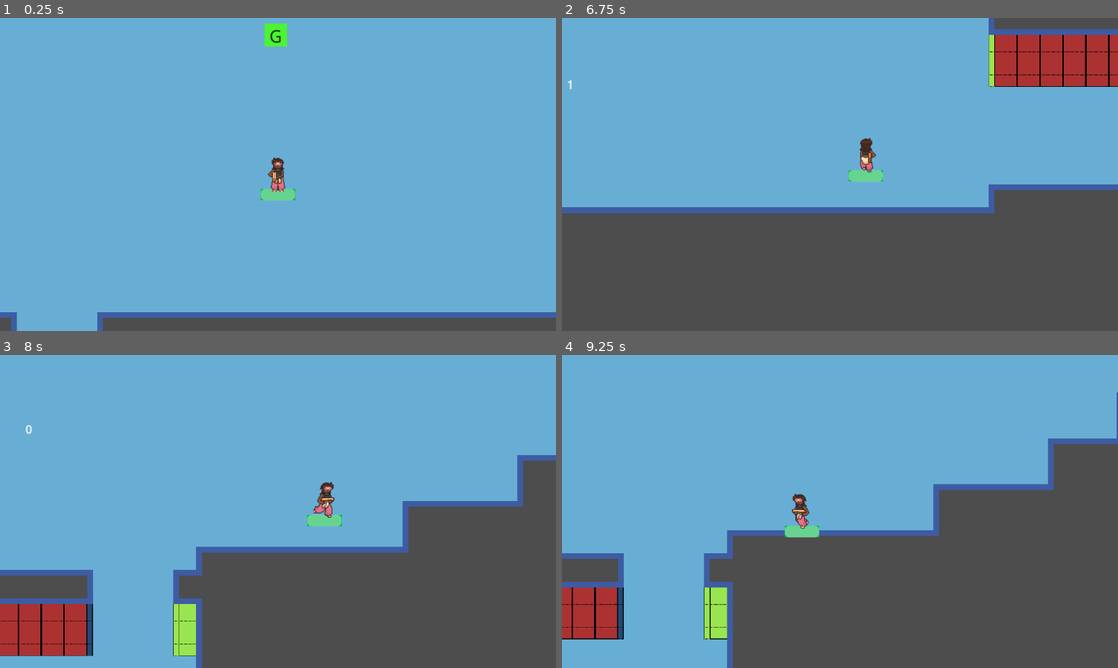
Above: before the commit, frames 1-4 (two rows, left to right).
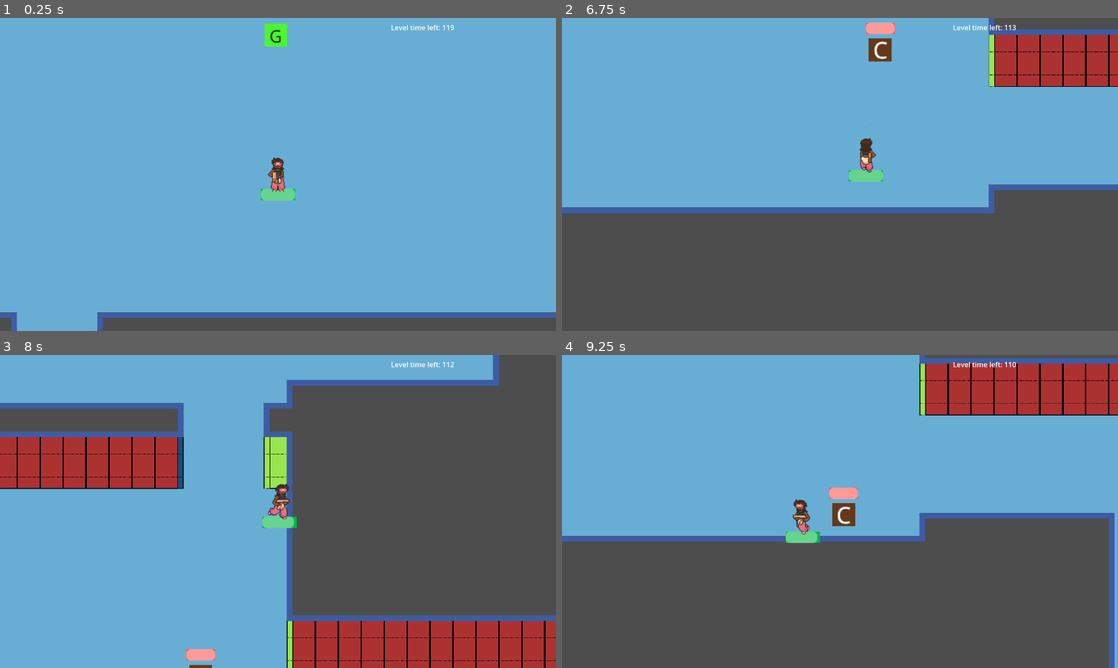
Above: after the commit, the same moments.

Repository: amenrio/techo-de-cristal
Game: Godot game, scene res://02_scenes/03_levels/level_alpha.tscn
Two runs of this game, one before a commit and one after it. Both use one fixed random seed, a clock stepped at 60 frames per second and the inputs below.
Inputs (mouse positions are in pixels of both pictures, inside the frame that each line leads up to):
- Up to frame 1 (0.25 s): no input
- Up to frame 2 (6.75 s): move the mouse to (962, 158) at 0.52 s; hold D (move_right) 0.53-1.28 s; tap C (complete_comanda) at 0.6, 3.6, 6.6 s; move the mouse to (728, 190) at 1.27 s; hold S (move_down) 1.28-2.03 s; tap Shift (dash) at 1.35, 4.35 s; move the mouse to (895, 105) at 2.02 s; hold D (move_right) 2.03-2.78 s; hold Space (fire) 2.03-2.78 s; move the mouse to (812, 237) at 2.77 s; hold W (move_up) 2.78-3.53 s; tap E (interact) at 2.85, 5.85 s; move the mouse to (1006, 221) at 3.52 s; hold A (move_left) 3.53-5.03 s; move the mouse to (673, 127) at 4.27 s; move the mouse to (867, 174) at 5.02 s; hold S (move_down) 5.03-5.78 s; hold Space (fire) 5.03-5.78 s; move the mouse to (756, 96) at 5.77 s; hold D (move_right) 5.78-6.53 s; move the mouse to (962, 158) at 6.52 s; hold W (move_up) from 6.53 s (still down)
- Up to frame 3 (8 s): move the mouse to (166, 527) at 7.27 s; release W (move_up) at 7.28 s; hold D (move_right) from 7.28 s (still down); tap Shift (dash) at 7.35 s
- Up to frame 4 (9.25 s): move the mouse to (895, 442) at 8.02 s; release D (move_right) at 8.03 s; hold S (move_down) 8.03-8.78 s; hold Space (fire) 8.03-8.78 s; move the mouse to (812, 574) at 8.77 s; hold A (move_left) from 8.78 s (still down); tap E (interact) at 8.85 s

The runs differ from the first frame. In frame 1, less than 0.1% of the frame differs, in the area x 70-82%, y 2-4%; in frame 2, 0.6%; in frame 3, 54%, in the area x 0-100%, y 0-100%; in frame 4, 27%.

Commit message:
Added Base HUD

Diff:
--- a/02_scenes/01_characters/player.gd
+++ b/02_scenes/01_characters/player.gd
@@ -13,7 +13,7 @@
 @onready var health_component = $HealthComponent
 @onready var weapon = $weapon
 
-@onready var hud_comanda = $hud_comandas
+@onready var hud_comanda = $HUD_canvas_layer/hud_comandas
 var direction:Vector2
 var comanda_instance = preload("res://02_scenes/02_objects/comanda.tscn")
 var completed_comandas: Array
--- a/02_scenes/01_characters/player.tscn
+++ b/02_scenes/01_characters/player.tscn
@@ -19,6 +19,93 @@
 [sub_resource type="CircleShape2D" id="CircleShape2D_xn3tx"]
 radius = 100.08
 
+[sub_resource type="Animation" id="Animation_seovc"]
+resource_name = "idle_front"
+length = 0.8
+loop_mode = 1
+tracks/0/type = "value"
+tracks/0/imported = false
+tracks/0/enabled = true
+tracks/0/path = NodePath("sprite:frame")
+tracks/0/interp = 1
+tracks/0/loop_wrap = true
+tracks/0/keys = {
+"times": PackedFloat32Array(0, 0.1, 0.2, 0.3, 0.4, 0.5, 0.6, 0.7),
+"transitions": PackedFloat32Array(1, 1, 1, 1, 1, 1, 1, 1),
+"update": 1,
+"values": [24, 25, 26, 27, 28, 29, 30, 31]
+}
+tracks/1/type = "value"
+tracks/1/imported = false
+tracks/1/enabled = true
+tracks/1/path = NodePath("sprite:flip_h")
+tracks/1/interp = 1
+tracks/1/loop_wrap = true
+tracks/1/keys = {
+"times": PackedFloat32Array(0),
+"transitions": PackedFloat32Array(1),
+"update": 1,
+"values": [false]
+}
+
+[sub_resource type="Animation" id="Animation_1gor5"]
+resource_name = "idle_left"
+length = 0.8
+loop_mode = 1
+tracks/0/type = "value"
+tracks/0/imported = false
+tracks/0/enabled = true
+tracks/0/path = NodePath("sprite:frame")
+tracks/0/interp = 1
+tracks/0/loop_wrap = true
+tracks/0/keys = {
+"times": PackedFloat32Array(0, 0.1, 0.2, 0.3, 0.4, 0.5, 0.6, 0.7),
+"transitions": PackedFloat32Array(1, 1, 1, 1, 1, 1, 1, 1),
+"update": 1,
+"values": [40, 41, 42, 43, 44, 45, 46, 47]
+}
+tracks/1/type = "value"
+tracks/1/imported = false
+tracks/1/enabled = true
+tracks/1/path = NodePath("sprite:flip_h")
+tracks/1/interp = 1
+tracks/1/loop_wrap = true
+tracks/1/keys = {
+"times": PackedFloat32Array(0),
+"transitions": PackedFloat32Array(1),
+"update": 1,
+"values": [true]
+}
+
+[sub_resource type="Animation" id="Animation_ju4rk"]
+resource_name = "idle_right"
+length = 0.8
+loop_mode = 1
+tracks/0/type = "value"
+tracks/0/imported = false
+tracks/0/enabled = true
+tracks/0/path = NodePath("sprite:frame")
+tracks/0/interp = 1
+tracks/0/loop_wrap = true
+tracks/0/keys = {
+"times": PackedFloat32Array(0, 0.1, 0.2, 0.3, 0.4, 0.5, 0.6, 0.7),
+"transitions": PackedFloat32Array(1, 1, 1, 1, 1, 1, 1, 1),
+"update": 1,
+"values": [40, 41, 42, 43, 44, 45, 46, 47]
+}
+tracks/1/type = "value"
+tracks/1/imported = false
+tracks/1/enabled = true
+tracks/1/path = NodePath("sprite:flip_h")
+tracks/1/interp = 1
+tracks/1/loop_wrap = true
+tracks/1/keys = {
+"times": PackedFloat32Array(0),
+"transitions": PackedFloat32Array(1),
+"update": 1,
+"values": [false]
+}
+
 [sub_resource type="Animation" id="Animation_vqh07"]
 resource_name = "idle_up"
 length = 0.8
@@ -48,6 +135,151 @@
 "values": [false]
 }
 
+[sub_resource type="Animation" id="Animation_jme2v"]
+resource_name = "run_bk_aim_l"
+length = 0.6
+loop_mode = 1
+tracks/0/type = "value"
+tracks/0/imported = false
+tracks/0/enabled = true
+tracks/0/path = NodePath("sprite:frame")
+tracks/0/interp = 1
+tracks/0/loop_wrap = true
+tracks/0/keys = {
+"times": PackedFloat32Array(0, 0.1, 0.2, 0.3, 0.4, 0.5),
+"transitions": PackedFloat32Array(1, 1, 1, 1, 1, 1),
+"update": 1,
+"values": [15, 14, 13, 11, 10, 9]
+}
+tracks/1/type = "value"
+tracks/1/imported = false
+tracks/1/enabled = true
+tracks/1/path = NodePath("sprite:flip_h")
+tracks/1/interp = 1
+tracks/1/loop_wrap = true
+tracks/1/keys = {
+"times": PackedFloat32Array(0),
+"transitions": PackedFloat32Array(1),
+"update": 1,
+"values": [true]
+}
+
+[sub_resource type="Animation" id="Animation_p6806"]
+resource_name = "run_bk_aim_r"
+length = 0.6
+loop_mode = 1
+tracks/0/type = "value"
+tracks/0/imported = false
+tracks/0/enabled = true
+tracks/0/path = NodePath("sprite:frame")
+tracks/0/interp = 1
+tracks/0/loop_wrap = true
+tracks/0/keys = {
+"times": PackedFloat32Array(0, 0.1, 0.2, 0.3, 0.4, 0.5),
+"transitions": PackedFloat32Array(1, 1, 1, 1, 1, 1),
+"update": 1,
+"values": [15, 14, 13, 11, 10, 9]
+}
+tracks/1/type = "value"
+tracks/1/imported = false
+tracks/1/enabled = true
+tracks/1/path = NodePath("sprite:flip_h")
+tracks/1/interp = 1
+tracks/1/loop_wrap = true
+tracks/1/keys = {
+"times": PackedFloat32Array(0),
+"transitions": PackedFloat32Array(1),
+"update": 1,
+"values": [false]
+}
+
+[sub_resource type="Animation" id="Animation_k42bn"]
+resource_name = "run_dw_aim_dw"
+length = 0.6
+loop_mode = 1
+tracks/0/type = "value"
+tracks/0/imported = false
+tracks/0/enabled = true
+tracks/0/path = NodePath("sprite:frame")
+tracks/0/interp = 1
+tracks/0/loop_wrap = true
+tracks/0/keys = {
+"times": PackedFloat32Array(0, 0.1, 0.2, 0.3, 0.4, 0.5),
+"transitions": PackedFloat32Array(1, 1, 1, 1, 1, 1),
+"update": 1,
+"values": [0, 2, 3, 4, 6, 7]
+}
+tracks/1/type = "value"
+tracks/1/imported = false
+tracks/1/enabled = true
+tracks/1/path = NodePath("sprite:flip_h")
+tracks/1/interp = 1
+tracks/1/loop_wrap = true
+tracks/1/keys = {
+"times": PackedFloat32Array(0),
+"transitions": PackedFloat32Array(1),
+"update": 1,
+"values": [false]
+}
+
+[sub_resource type="Animation" id="Animation_e538d"]
+resource_name = "run_dw_aim_up"
+length = 0.6
+loop_mode = 1
+tracks/0/type = "value"
+tracks/0/imported = false
+tracks/0/enabled = true
+tracks/0/path = NodePath("sprite:frame")
+tracks/0/interp = 1
+tracks/0/loop_wrap = true
+tracks/0/keys = {
+"times": PackedFloat32Array(0, 0.1, 0.2, 0.3, 0.4, 0.5),
+"transitions": PackedFloat32Array(1, 1, 1, 1, 1, 1),
+"update": 1,
+"values": [17, 18, 19, 20, 22, 23]
+}
+tracks/1/type = "value"
+tracks/1/imported = false
+tracks/1/enabled = true
+tracks/1/path = NodePath("sprite:flip_h")
+tracks/1/interp = 1
+tracks/1/loop_wrap = true
+tracks/1/keys = {
+"times": PackedFloat32Array(0),
+"transitions": PackedFloat32Array(1),
+"update": 1,
+"values": [false]
+}
+
+[sub_resource type="Animation" id="Animation_qij64"]
+resource_name = "run_fw_aim_l"
+length = 0.6
+loop_mode = 1
+tracks/0/type = "value"
+tracks/0/imported = false
+tracks/0/enabled = true
+tracks/0/path = NodePath("sprite:frame")
+tracks/0/interp = 1
+tracks/0/loop_wrap = true
+tracks/0/keys = {
+"times": PackedFloat32Array(0, 0.1, 0.2, 0.3, 0.4, 0.5),
+"transitions": PackedFloat32Array(1, 1, 1, 1, 1, 1),
+"update": 1,
+"values": [8, 10, 11, 12, 14, 15]
+}
+tracks/1/type = "value"
+tracks/1/imported = false
+tracks/1/enabled = true
+tracks/1/path = NodePath("sprite:flip_h")
+tracks/1/interp = 1
+tracks/1/loop_wrap = true
+tracks/1/keys = {
+"times": PackedFloat32Array(0),
+"transitions": PackedFloat32Array(1),
+"update": 1,
+"values": [true]
+}
+
 [sub_resource type="Animation" id="Animation_gmgsq"]
 resource_name = "run_fw_aim_r"
 length = 0.6
@@ -77,50 +309,21 @@
 "values": [false]
 }
 
-[sub_resource type="Animation" id="Animation_p6806"]
-resource_name = "run_bk_aim_r"
-length = 0.6
-loop_mode = 1
-tracks/0/type = "value"
-tracks/0/imported = false
-tracks/0/enabled = true
-tracks/0/path = NodePath("sprite:frame")
-tracks/0/interp = 1
-tracks/0/loop_wrap = true
-tracks/0/keys = {
-"times": PackedFloat32Array(0, 0.1, 0.2, 0.3, 0.4, 0.5),
-"transitions": PackedFloat32Array(1, 1, 1, 1, 1, 1),
-"update": 1,
-"values": [15, 14, 13, 11, 10, 9]
-}
-tracks/1/type = "value"
-tracks/1/imported = false
-tracks/1/enabled = true
-tracks/1/path = NodePath("sprite:flip_h")
-tracks/1/interp = 1
-tracks/1/loop_wrap = true
-tracks/1/keys = {
-"times": PackedFloat32Array(0),
-"transitions": PackedFloat32Array(1),
-"update": 1,
-"values": [false]
-}
-
-[sub_resource type="Animation" id="Animation_e538d"]
-resource_name = "run_dw_aim_up"
-length = 0.6
-loop_mode = 1
-tracks/0/type = "value"
-tracks/0/imported = false
-tracks/0/enabled = true
-tracks/0/path = NodePath("sprite:frame")
-tracks/0/interp = 1
-tracks/0/loop_wrap = true
-tracks/0/keys = {
-"times": PackedFloat32Array(0, 0.1, 0.2, 0.3, 0.4, 0.5),
-"transitions": PackedFloat32Array(1, 1, 1, 1, 1, 1),
-"update": 1,
-"values": [17, 18, 19, 20, 22, 23]
+[sub_resource type="Animation" id="Animation_g07l2"]
+resource_name = "run_up_aim_dw"
+length = 0.6
+loop_mode = 1
+tracks/0/type = "value"
+tracks/0/imported = false
+tracks/0/enabled = true
+tracks/0/path = NodePath("sprite:frame")
+tracks/0/interp = 1
+tracks/0/loop_wrap = true
+tracks/0/keys = {
+"times": PackedFloat32Array(0, 0.1, 0.2, 0.3, 0.4, 0.5),
+"transitions": PackedFloat32Array(1, 1, 1, 1, 1, 1),
+"update": 1,
+"values": [7, 6, 4, 3, 2, 0]
 }
 tracks/1/type = "value"
 tracks/1/imported = false
@@ -162,209 +365,6 @@
 "transitions": PackedFloat32Array(1),
 "update": 1,
 "values": [false]
-}
-
-[sub_resource type="Animation" id="Animation_k42bn"]
-resource_name = "run_dw_aim_dw"
-length = 0.6
-loop_mode = 1
-tracks/0/type = "value"
-tracks/0/imported = false
-tracks/0/enabled = true
-tracks/0/path = NodePath("sprite:frame")
-tracks/0/interp = 1
-tracks/0/loop_wrap = true
-tracks/0/keys = {
-"times": PackedFloat32Array(0, 0.1, 0.2, 0.3, 0.4, 0.5),
-"transitions": PackedFloat32Array(1, 1, 1, 1, 1, 1),
-"update": 1,
-"values": [0, 2, 3, 4, 6, 7]
-}
-tracks/1/type = "value"
-tracks/1/imported = false
-tracks/1/enabled = true
-tracks/1/path = NodePath("sprite:flip_h")
-tracks/1/interp = 1
-tracks/1/loop_wrap = true
-tracks/1/keys = {
-"times": PackedFloat32Array(0),
-"transitions": PackedFloat32Array(1),
-"update": 1,
-"values": [false]
-}
-
-[sub_resource type="Animation" id="Animation_g07l2"]
-resource_name = "run_up_aim_dw"
-length = 0.6
-loop_mode = 1
-tracks/0/type = "value"
-tracks/0/imported = false
-tracks/0/enabled = true
-tracks/0/path = NodePath("sprite:frame")
-tracks/0/interp = 1
-tracks/0/loop_wrap = true
-tracks/0/keys = {
-"times": PackedFloat32Array(0, 0.1, 0.2, 0.3, 0.4, 0.5),
-"transitions": PackedFloat32Array(1, 1, 1, 1, 1, 1),
-"update": 1,
-"values": [7, 6, 4, 3, 2, 0]
-}
-tracks/1/type = "value"
-tracks/1/imported = false
-tracks/1/enabled = true
-tracks/1/path = NodePath("sprite:flip_h")
-tracks/1/interp = 1
-tracks/1/loop_wrap = true
-tracks/1/keys = {
-"times": PackedFloat32Array(0),
-"transitions": PackedFloat32Array(1),
-"update": 1,
-"values": [false]
-}
-
-[sub_resource type="Animation" id="Animation_ju4rk"]
-resource_name = "idle_right"
-length = 0.8
-loop_mode = 1
-tracks/0/type = "value"
-tracks/0/imported = false
-tracks/0/enabled = true
-tracks/0/path = NodePath("sprite:frame")
-tracks/0/interp = 1
-tracks/0/loop_wrap = true
-tracks/0/keys = {
-"times": PackedFloat32Array(0, 0.1, 0.2, 0.3, 0.4, 0.5, 0.6, 0.7),
-"transitions": PackedFloat32Array(1, 1, 1, 1, 1, 1, 1, 1),
-"update": 1,
-"values": [40, 41, 42, 43, 44, 45, 46, 47]
-}
-tracks/1/type = "value"
-tracks/1/imported = false
-tracks/1/enabled = true
-tracks/1/path = NodePath("sprite:flip_h")
-tracks/1/interp = 1
-tracks/1/loop_wrap = true
-tracks/1/keys = {
-"times": PackedFloat32Array(0),
-"transitions": PackedFloat32Array(1),
-"update": 1,
-"values": [false]
-}
-
-[sub_resource type="Animation" id="Animation_seovc"]
-resource_name = "idle_front"
-length = 0.8
-loop_mode = 1
-tracks/0/type = "value"
-tracks/0/imported = false
-tracks/0/enabled = true
-tracks/0/path = NodePath("sprite:frame")
-tracks/0/interp = 1
-tracks/0/loop_wrap = true
-tracks/0/keys = {
-"times": PackedFloat32Array(0, 0.1, 0.2, 0.3, 0.4, 0.5, 0.6, 0.7),
-"transitions": PackedFloat32Array(1, 1, 1, 1, 1, 1, 1, 1),
-"update": 1,
-"values": [24, 25, 26, 27, 28, 29, 30, 31]
-}
-tracks/1/type = "value"
-tracks/1/imported = false
-tracks/1/enabled = true
-tracks/1/path = NodePath("sprite:flip_h")
-tracks/1/interp = 1
-tracks/1/loop_wrap = true
-tracks/1/keys = {
-"times": PackedFloat32Array(0),
-"transitions": PackedFloat32Array(1),
-"update": 1,
-"values": [false]
-}
-
-[sub_resource type="Animation" id="Animation_1gor5"]
-resource_name = "idle_left"
-length = 0.8
-loop_mode = 1
-tracks/0/type = "value"
-tracks/0/imported = false
-tracks/0/enabled = true
-tracks/0/path = NodePath("sprite:frame")
-tracks/0/interp = 1
-tracks/0/loop_wrap = true
-tracks/0/keys = {
-"times": PackedFloat32Array(0, 0.1, 0.2, 0.3, 0.4, 0.5, 0.6, 0.7),
-"transitions": PackedFloat32Array(1, 1, 1, 1, 1, 1, 1, 1),
-"update": 1,
-"values": [40, 41, 42, 43, 44, 45, 46, 47]
-}
-tracks/1/type = "value"
-tracks/1/imported = false
-tracks/1/enabled = true
-tracks/1/path = NodePath("sprite:flip_h")
-tracks/1/interp = 1
-tracks/1/loop_wrap = true
-tracks/1/keys = {
-"times": PackedFloat32Array(0),
-"transitions": PackedFloat32Array(1),
-"update": 1,
-"values": [true]
-}
-
-[sub_resource type="Animation" id="Animation_qij64"]
-resource_name = "run_fw_aim_l"
-length = 0.6
-loop_mode = 1
-tracks/0/type = "value"
-tracks/0/imported = false
-tracks/0/enabled = true
-tracks/0/path = NodePath("sprite:frame")
-tracks/0/interp = 1
-tracks/0/loop_wrap = true
-tracks/0/keys = {
-"times": PackedFloat32Array(0, 0.1, 0.2, 0.3, 0.4, 0.5),
-"transitions": PackedFloat32Array(1, 1, 1, 1, 1, 1),
-"update": 1,
-"values": [8, 10, 11, 12, 14, 15]
-}
-tracks/1/type = "value"
-tracks/1/imported = false
-tracks/1/enabled = true
-tracks/1/path = NodePath("sprite:flip_h")
-tracks/1/interp = 1
-tracks/1/loop_wrap = true
-tracks/1/keys = {
-"times": PackedFloat32Array(0),
-"transitions": PackedFloat32Array(1),
-"update": 1,
-"values": [true]
-}
-
-[sub_resource type="Animation" id="Animation_jme2v"]
-resource_name = "run_bk_aim_l"
-length = 0.6
-loop_mode = 1
-tracks/0/type = "value"
-tracks/0/imported = false
-tracks/0/enabled = true
-tracks/0/path = NodePath("sprite:frame")
-tracks/0/interp = 1
-tracks/0/loop_wrap = true
-tracks/0/keys = {
-"times": PackedFloat32Array(0, 0.1, 0.2, 0.3, 0.4, 0.5),
-"transitions": PackedFloat32Array(1, 1, 1, 1, 1, 1),
-"update": 1,
-"values": [15, 14, 13, 11, 10, 9]
-}
-tracks/1/type = "value"
-tracks/1/imported = false
-tracks/1/enabled = true
-tracks/1/path = NodePath("sprite:flip_h")
-tracks/1/interp = 1
-tracks/1/loop_wrap = true
-tracks/1/keys = {
-"times": PackedFloat32Array(0),
-"transitions": PackedFloat32Array(1),
-"update": 1,
-"values": [true]
 }
 
 [sub_resource type="AnimationLibrary" id="AnimationLibrary_g1u55"]
@@ -486,14 +486,6 @@
 position_smoothing_enabled = true
 position_smoothing_speed = 7.0
 
-[node name="hud_comandas" type="VBoxContainer" parent="Camera2D"]
-offset_left = -326.0
-offset_top = 143.0
-offset_right = -326.0
-offset_bottom = 143.0
-size_flags_horizontal = 4
-size_flags_vertical = 4
-
 [node name="interaction_zone" type="Area2D" parent="."]
 collision_mask = 32
 
@@ -525,6 +517,16 @@
 parameters/Idle/blend_position = Vector2(-0.00196081, -0.0131004)
 parameters/Walk/blend_position = Vector2(0, 0)
 
+[node name="HUD_canvas_layer" type="CanvasLayer" parent="."]
+
+[node name="hud_comandas" type="VBoxContainer" parent="HUD_canvas_layer"]
+offset_left = 10.0
+offset_top = 10.0
+offset_right = 130.0
+offset_bottom = 50.0
+size_flags_horizontal = 4
+size_flags_vertical = 4
+
 [connection signal="area_entered" from="interaction_zone" to="." method="_on_interaction_zone_area_entered"]
 [connection signal="area_exited" from="interaction_zone" to="." method="_on_interaction_zone_area_exited"]
 
--- a/02_scenes/03_levels/level_alpha.tscn
+++ b/02_scenes/03_levels/level_alpha.tscn
@@ -10,7 +10,7 @@
 
 [node name="levelAlpha" instance=ExtResource("1_tm6rn")]
 script = ExtResource("2_v0fk0")
-time_limit = 2
+time_limit = 120
 
 [node name="TileMap" type="TileMap" parent="." index="0"]
 texture_filter = 1
@@ -31,27 +31,27 @@
 collision_mask = 62
 drag = 0.1
 
-[node name="Camera2D" parent="player" index="4"]
+[node name="Camera2D" parent="player" index="3"]
 zoom = Vector2(1.65, 1.65)
 
 [node name="PauseMenu" parent="player/Camera2D" index="0"]
 visible = false
 
-[node name="level_timer_hud" type="Label" parent="player/Camera2D" index="1"]
-offset_left = -417.0
-offset_top = -111.0
-offset_right = -416.0
-offset_bottom = -88.0
-
-[node name="sprite" parent="player" index="7"]
+[node name="sprite" parent="player" index="6"]
 frame = 31
 
-[node name="weapon" parent="player" index="8"]
+[node name="weapon" parent="player" index="7"]
 visible = false
 
-[node name="AnimationTree" parent="player" index="9"]
+[node name="AnimationTree" parent="player" index="8"]
 parameters/playback = SubResource("AnimationNodeStateMachinePlayback_v27qv")
 parameters/Idle/blend_position = Vector2(0.00392163, 0.973799)
+
+[node name="level_timer_hud" type="Label" parent="player/HUD_canvas_layer" index="1"]
+offset_left = 900.0
+offset_top = 10.0
+offset_right = 901.0
+offset_bottom = 33.0
 
 [node name="player_start" parent="." index="2"]
 position = Vector2(980, 760)
--- a/02_scenes/03_levels/level_template.gd
+++ b/02_scenes/03_levels/level_template.gd
@@ -6,7 +6,7 @@
 @onready var pause_menu = $player/Camera2D/PauseMenu
 var paused = false
 @onready var timer_node = $level_timer
-@onready var timer_label:Label = $player/Camera2D/level_timer_hud
+@onready var timer_label:Label = $player/HUD_canvas_layer/level_timer_hud
 #@onready var timer_label = $player/Camera2D/Label
 # Called every frame. 'delta' is the elapsed time since the previous frame.
 
@@ -18,7 +18,7 @@
 	timer_node.start()
 
 func _process(_delta):
-	timer_label.text = str(int(timer_node.time_left))
+	timer_label.text = "Level time left: %s" % str(int(timer_node.time_left))
 	if Input.is_action_just_pressed('pause'):
 		pauseMenu()
 
@@ -53,3 +53,5 @@
 
 func _on_level_timer_timeout():
 	$spawner/timer.stop()
+	timer_node.stop()
+	timer_label.text = "Level has ended"
--- a/02_scenes/03_levels/level_template.tscn
+++ b/02_scenes/03_levels/level_template.tscn
@@ -1,9 +1,11 @@
-[gd_scene load_steps=5 format=3 uid="uid://dderw5xslumkm"]
+[gd_scene load_steps=6 format=3 uid="uid://dderw5xslumkm"]
 
 [ext_resource type="PackedScene" uid="uid://csgvbo4n46gvx" path="res://02_scenes/01_characters/player.tscn" id="1_e7f8m"]
 [ext_resource type="Script" path="res://02_scenes/03_levels/level_template.gd" id="1_pt6n6"]
 [ext_resource type="PackedScene" uid="uid://do7t4aw2geyt5" path="res://02_scenes/02_objects/spawner.tscn" id="2_wjpsb"]
 [ext_resource type="PackedScene" uid="uid://ok5m2y52avmy" path="res://02_scenes/04_screens/pause_menu.tscn" id="4_gx3hq"]
+
+[sub_resource type="AnimationNodeStateMachinePlayback" id="AnimationNodeStateMachinePlayback_hpwq3"]
 
 [node name="levelTemplate" type="Node2D"]
 script = ExtResource("1_pt6n6")
@@ -12,11 +14,15 @@
 
 [node name="PauseMenu" parent="player/Camera2D" index="0" instance=ExtResource("4_gx3hq")]
 
+[node name="AnimationTree" parent="player" index="8"]
+parameters/playback = SubResource("AnimationNodeStateMachinePlayback_hpwq3")
+
 [node name="player_start" type="Marker2D" parent="."]
 
 [node name="spawner" parent="." instance=ExtResource("2_wjpsb")]
 
 [node name="level_timer" type="Timer" parent="."]
+wait_time = 120.0
 
 [connection signal="timeout" from="level_timer" to="." method="_on_level_timer_timeout"]
 
